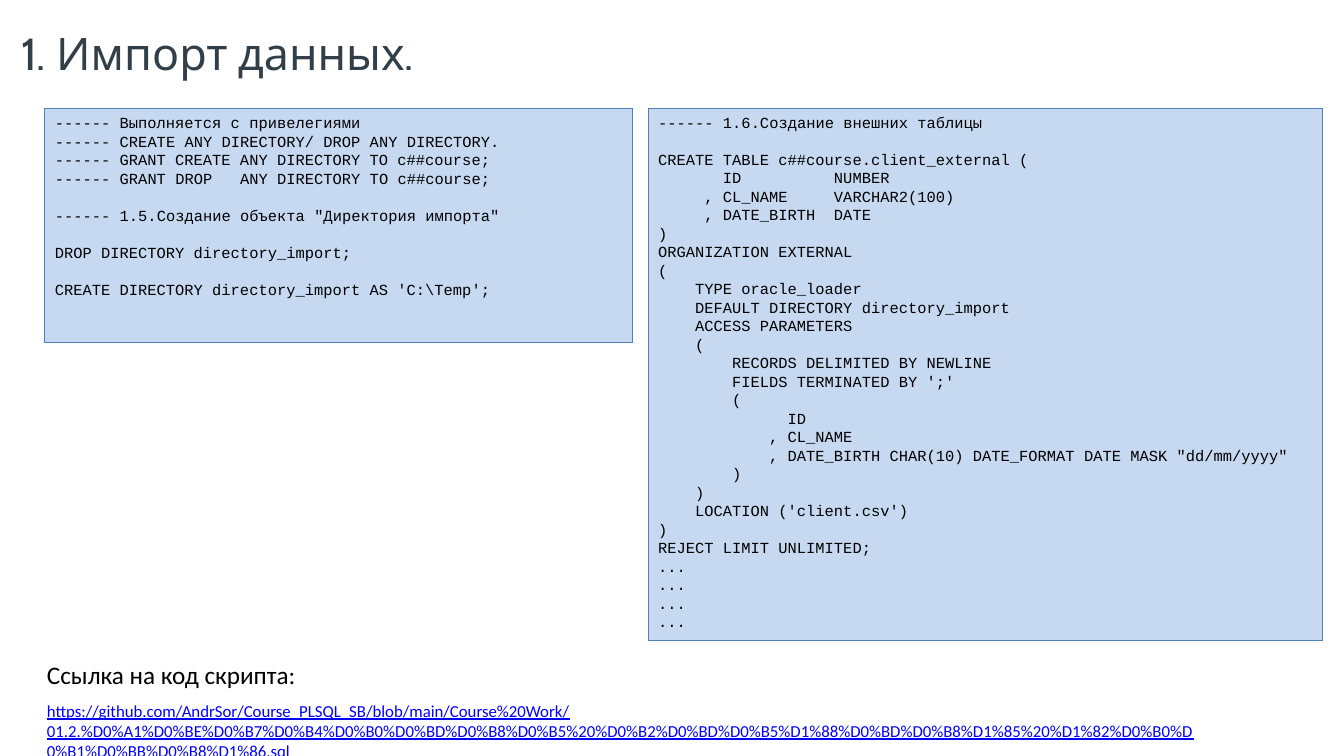
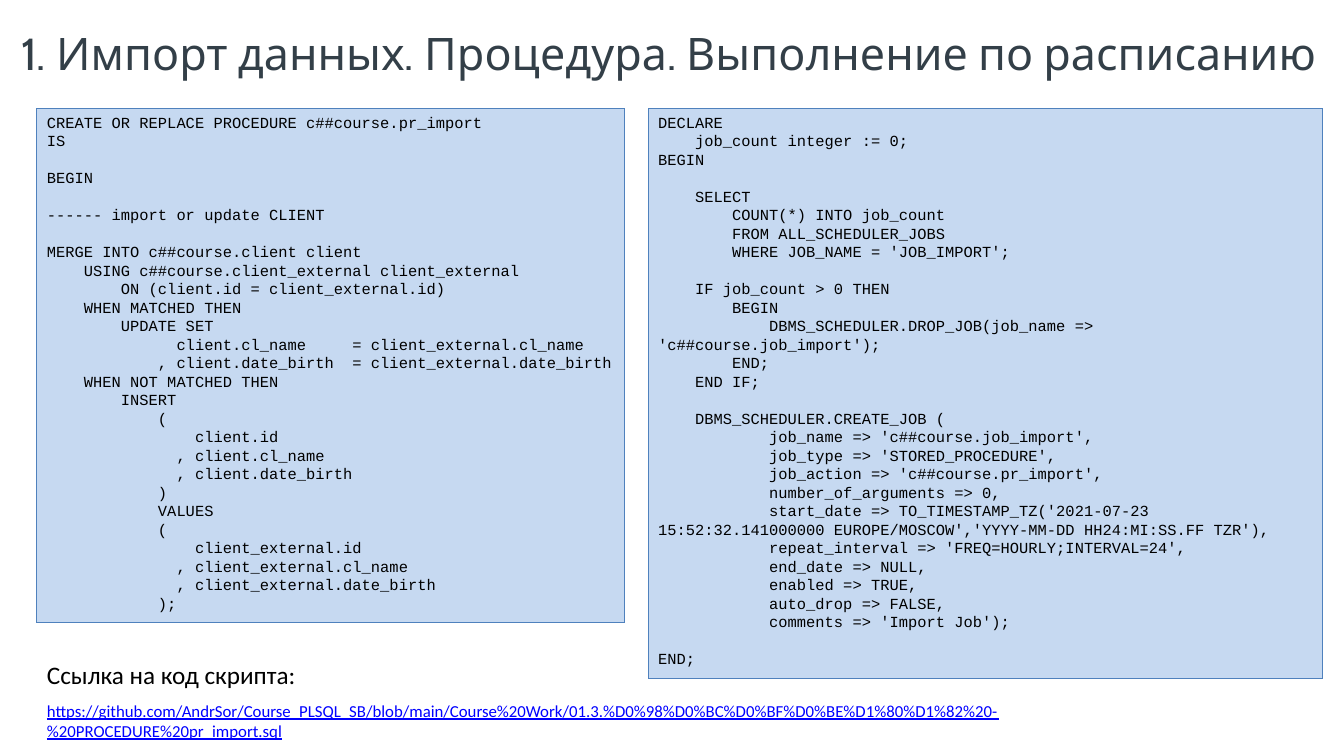
Before and after one commit to AndrSor/Course_PLSQL_SB, a slide deck: slide 10 of Course Work/_Презентация Курсовой работы.pptx. Drawn at 1344x756 pixels with LibreOffice and Linux fonts; fonts in the diff are those of the drawing; background and template pictures are left out. Boxes give left, top, right and bottom in pixels: in the first picture for what was removed or moved away, otherwise in the second. Text is boxed around its words. In the diff, an @@ line names an element or a change of style, - is before the commit and + after.

```diff
--- a/Course Work/_Презентация Курсовой работы.pptx
+++ b/Course Work/_Презентация Курсовой работы.pptx
@@ text at [21,38,1316,81]: text changed @@
-1. Импорт данных.
+1. Импорт данных. Процедура. Выполнение по расписанию
@@ rectangle "CREATE OR REPLACE PROCEDURE c##course.pr_import": place and size @@
-rectangle "CREATE OR REPLACE PROCEDURE c##course.pr_import" at [45,109,633,343]
+rectangle "CREATE OR REPLACE PROCEDURE c##course.pr_import" at [37,108,625,622]
@@ text in rectangle at [47,117,612,592]: text changed @@
------- Выполняется с привелегиями
------- CREATE ANY DIRECTORY/ DROP ANY DIRECTORY.
------- GRANT CREATE ANY DIRECTORY TO c##course;
------- GRANT DROP ANY DIRECTORY TO c##course;
------- 1.5.Создание объекта "Директория импорта"
-DROP DIRECTORY directory_import;
-CREATE DIRECTORY directory_import AS 'C:\Temp';
+CREATE OR REPLACE PROCEDURE c##course.pr_import
+IS
+BEGIN
+------ import or update CLIENT
+MERGE INTO c##course.client client
+USING c##course.client_external client_external
+ON (client.id = client_external.id)
+WHEN MATCHED THEN
+UPDATE SET
+client.cl_name = client_external.cl_name
+, client.date_birth = client_external.date_birth
+WHEN NOT MATCHED THEN
+INSERT
+(
+client.id
+, client.cl_name
+, client.date_birth
+)
+VALUES
+(
+client_external.id
+, client_external.cl_name
+, client_external.date_birth
+);
@@ rectangle "DECLARE": place and size @@
-rectangle "DECLARE" at [648,108,1323,640]
+rectangle "DECLARE" at [648,108,1323,678]
@@ text in rectangle at [658,117,1270,667]: text changed @@
------- 1.6.Создание внешних таблицы
-CREATE TABLE c##course.client_external (
-ID NUMBER
-, CL_NAME VARCHAR2(100)
-, DATE_BIRTH DATE
-)
-ORGANIZATION EXTERNAL
-(
-TYPE oracle_loader
-DEFAULT DIRECTORY directory_import
-ACCESS PARAMETERS
-(
-RECORDS DELIMITED BY NEWLINE
-FIELDS TERMINATED BY ';'
-(
-ID
-, CL_NAME
-, DATE_BIRTH CHAR(10) DATE_FORMAT DATE MASK "dd/mm/yyyy"
-)
-)
-LOCATION ('client.csv')
-)
-REJECT LIMIT UNLIMITED;
-...
-...
-...
-...
+DECLARE
+job_count integer := 0;
+BEGIN
+SELECT
+COUNT(*) INTO job_count
+FROM ALL_SCHEDULER_JOBS
+WHERE JOB_NAME = 'JOB_IMPORT';
+IF job_count > 0 THEN
+BEGIN
+DBMS_SCHEDULER.DROP_JOB(job_name => 'c##course.job_import');
+END;
+END IF;
+DBMS_SCHEDULER.CREATE_JOB (
+job_name => 'c##course.job_import',
+job_type => 'STORED_PROCEDURE',
+job_action => 'c##course.pr_import',
+number_of_arguments => 0,
+start_date => TO_TIMESTAMP_TZ('2021-07-23 15:52:32.141000000 EUROPE/MOSCOW','YYYY-MM-DD HH24:MI:SS.FF TZR'),
+repeat_interval => 'FREQ=HOURLY;INTERVAL=24',
+end_date => NULL,
+enabled => TRUE,
+auto_drop => FALSE,
+comments => 'Import Job');
+END;
@@ text at [47,705,997,740]: text changed @@
-https://github.com/AndrSor/Course_PLSQL_SB/blob/main/Course%20Work/01.2.%D0%A1%D0%BE%D0%B7%D0%B4%D0%B0%D0%BD%D0%B8%D0%B5%20%D0%B2%D0%BD%D0%B5%D1%88%D0%BD%D0%B8%D1%85%20%D1%82%D0%B0%D0%B1%D0%BB%D0%B8%D1%86.sql
+https://github.com/AndrSor/Course_PLSQL_SB/blob/main/Course%20Work/01.3.%D0%98%D0%BC%D0%BF%D0%BE%D1%80%D1%82%20-%20PROCEDURE%20pr_import.sql
```
Also in this commit, not shown: 5 other slides changed, 1 other file.
